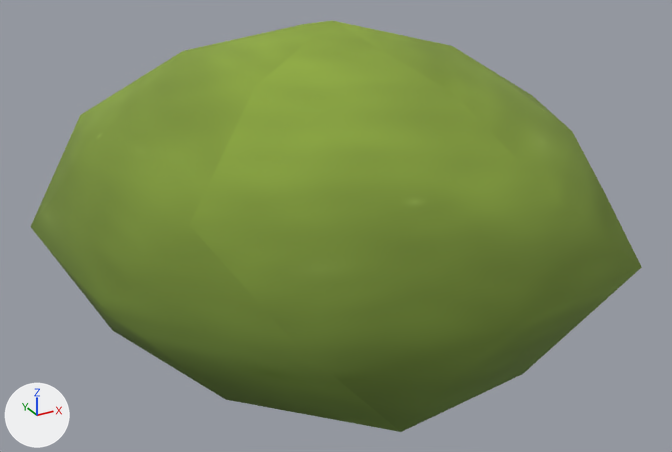
The glTF model assets/art/3d/nature_bush.2.glb: old version first, new version second.
One viewpoint serves both versions: a 50 mm lens placed at (-0.537, -1.0, 0.704), pointed at (0.004, -0.016, 0.212). Lighting does not change. The marker at lower left points along +X, +Y and +Z. The first picture is the older version.

Objects in the first picture: 'nature_bush.2'.
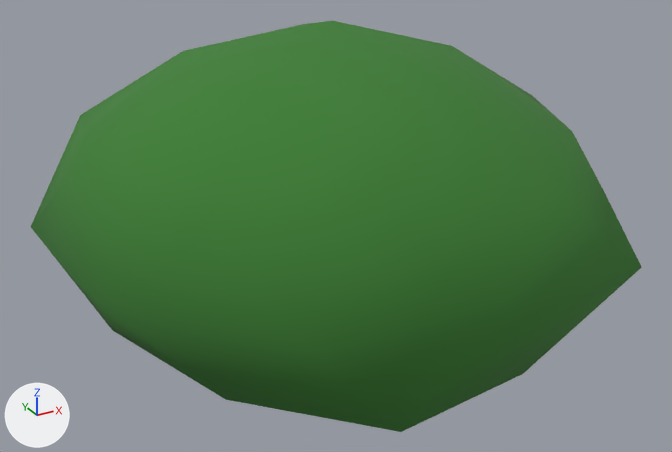
Boxes [x1, y1, x2, y2] around the edits, measured in the pictures (672 x 452 px):
'nature_bush.2', recoloured (darker)
    both: [31, 21, 642, 432]

The edits, one by one:
Material 'leaf' (mat_leaf) is new.
Its base color is (0.0467, 0.212, 0.0343) (green #3d7f34).
Its roughness is 1.0.
me_nature_bush_2 has 42 vertices, 80 faces and spans x -0.36..0.355, y -0.357..0.376, z -0.237..0.243.
me_nature_bush_2 no longer uses material mat_nature_bush_2 (picture img_nature_bush).
me_nature_bush_2 gains material mat_leaf (green #3d7f34).
